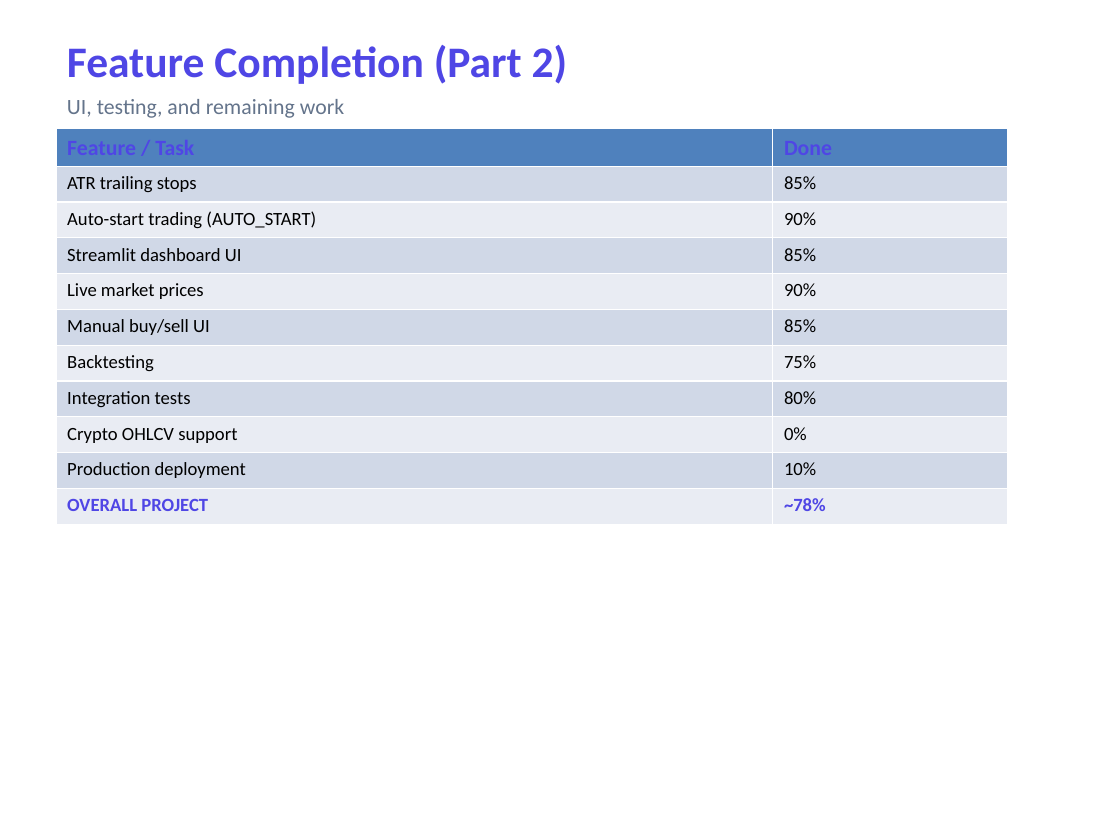
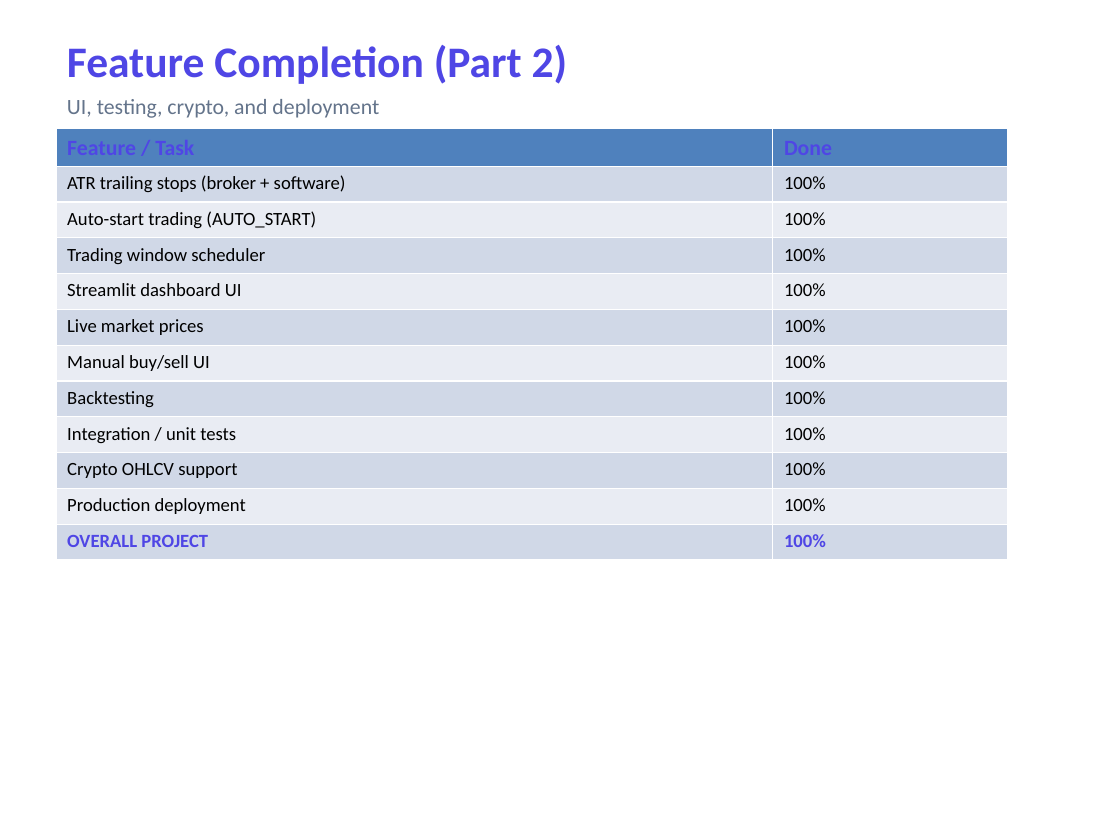
Before and after one commit to MarioH88/aiautobottrader, a slide deck: slide 5 of docs/AI_AutoBot_Trader_Progress_Report_v2.pptx. Drawn at 1120x840 pixels with LibreOffice and Linux fonts; fonts in the diff are those of the drawing. Boxes give left, top, right and bottom in pixels: in the first picture for what was removed or moved away, otherwise in the second. Text is boxed around its words. In the diff, an @@ line names an element or a change of style, - is before the commit and + after.

Commit message:
Complete crypto, scheduler, broker stops, and deployment tooling.
Bring the bot to full feature coverage with stock/crypto data, trading windows, alpaca-py dashboard, Docker deploy, docs, and tests while keeping secrets out of git.

```diff
--- a/docs/AI_AutoBot_Trader_Progress_Report_v2.pptx
+++ b/docs/AI_AutoBot_Trader_Progress_Report_v2.pptx
@@ text at (67, 99, 379, 118): text changed @@
-UI, testing, and remaining work
+UI, testing, crypto, and deployment
@@ table at (56, 129, 1008, 559) @@
-row 2: ATR trailing stops | 85%
-row 3: Auto-start trading (AUTO_START) | 90%
-row 4: Streamlit dashboard UI | 85%
-row 5: Live market prices | 90%
-row 6: Manual buy/sell UI | 85%
-row 7: Backtesting | 75%
-row 8: Integration tests | 80%
-row 9: Crypto OHLCV support | 0%
-row 10: Production deployment | 10%
-row 11: OVERALL PROJECT | ~78%
+row 2: ATR trailing stops (broker + software) | 100%
+row 3: Auto-start trading (AUTO_START) | 100%
+row 4: Trading window scheduler | 100%
+row 5: Streamlit dashboard UI | 100%
+row 6: Live market prices | 100%
+row 7: Manual buy/sell UI | 100%
+row 8: Backtesting | 100%
+row 9: Integration / unit tests | 100%
+row 10: Crypto OHLCV support | 100%
+row 11: Production deployment | 100%
+row 12: OVERALL PROJECT | 100%
```
Also in this commit, not shown: 7 other slides changed, 1 slide added, 31 other files.
